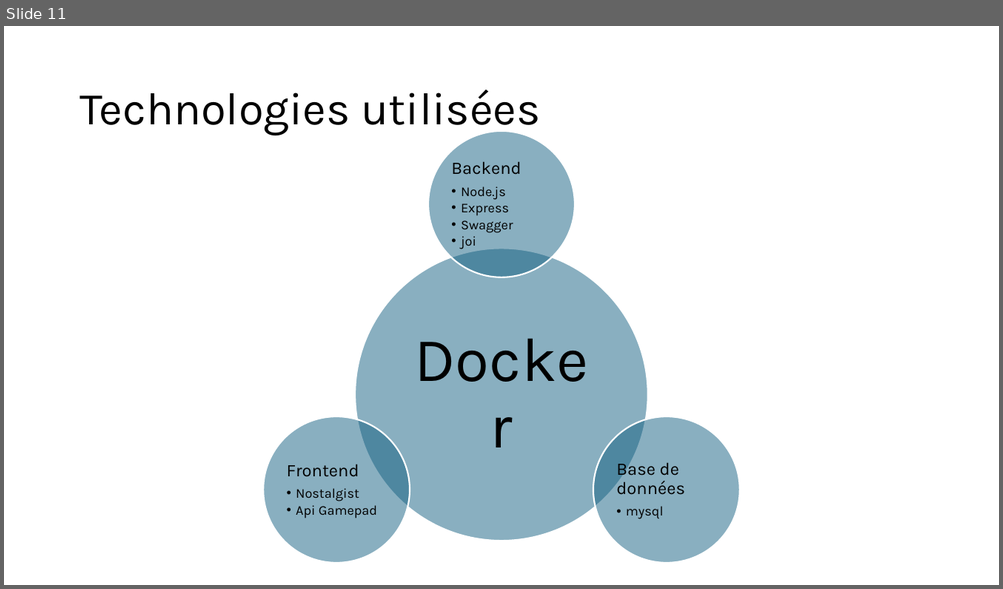
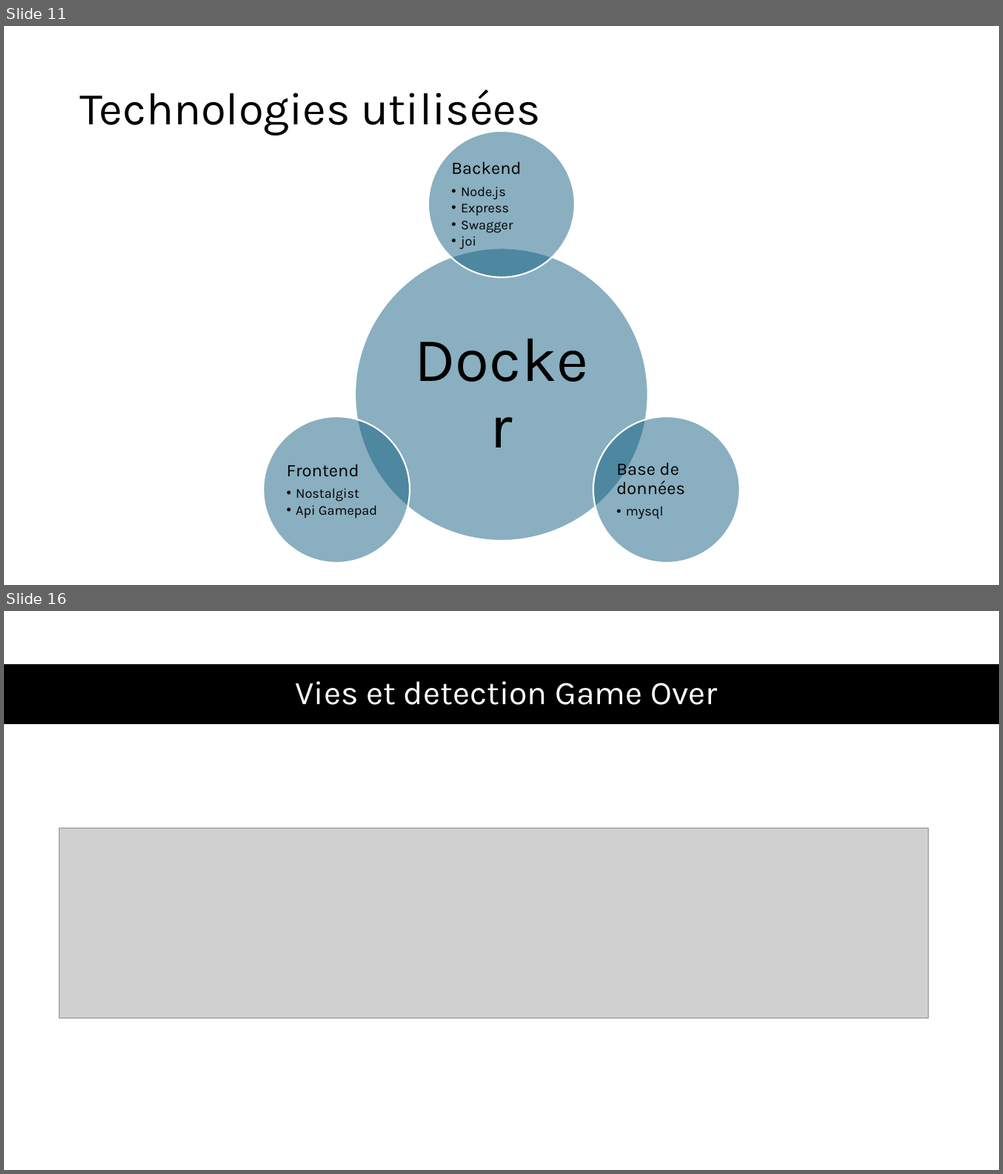
Before and after one commit to Barras-Matias-emf/306-G2-ArcadiaBox, a slide deck: documentation/ArcadiaboxPresentation.pptx. Shown one above the other, each under a label of ours: slide 11 before the commit, slides 11 and 16 after it; the slides between them are not shown. The pictures are 1003x589 and 1003x1174 pixels, drawn with LibreOffice and Linux fonts; fonts in the diff are those of the drawing; grey boxes stand for pictures. Boxes give left, top, right and bottom in pixels: in the first picture for what was removed or moved away, otherwise in the second. Text is boxed around its words. In the diff, an @@ line names an element or a change of style, - is before the commit and + after.

```diff
--- a/documentation/ArcadiaboxPresentation.pptx
+++ b/documentation/ArcadiaboxPresentation.pptx
@@ slide 16 added at <box>4,611,999,1170</box>, background #FFFFFF @@
@@ rectangle added at <box>4,664,999,724</box>, fill #000000 @@
@@ title added at <box>296,681,717,705</box>, 32 pt, text #FFFFFF @@
+Vies et detection Game Over
@@ picture added at <box>60,829,928,1019</box> @@
```
Also in this commit, not shown: 3 slides changed, 3 other slides added, 11 other files.
